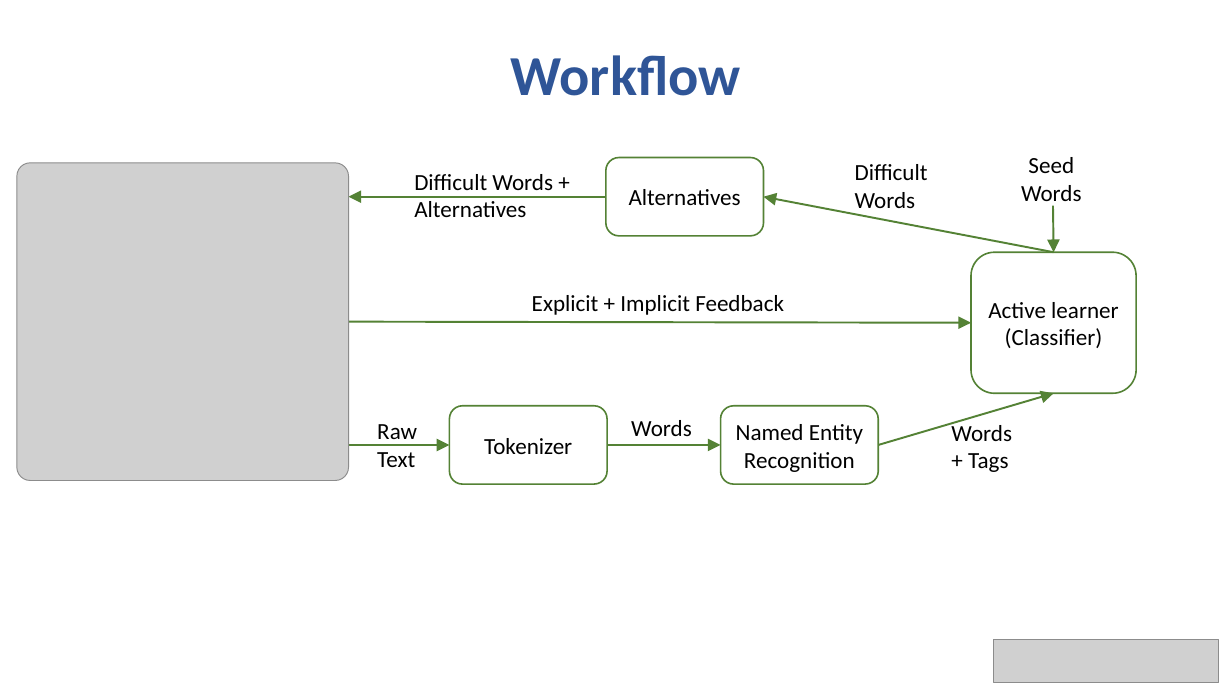
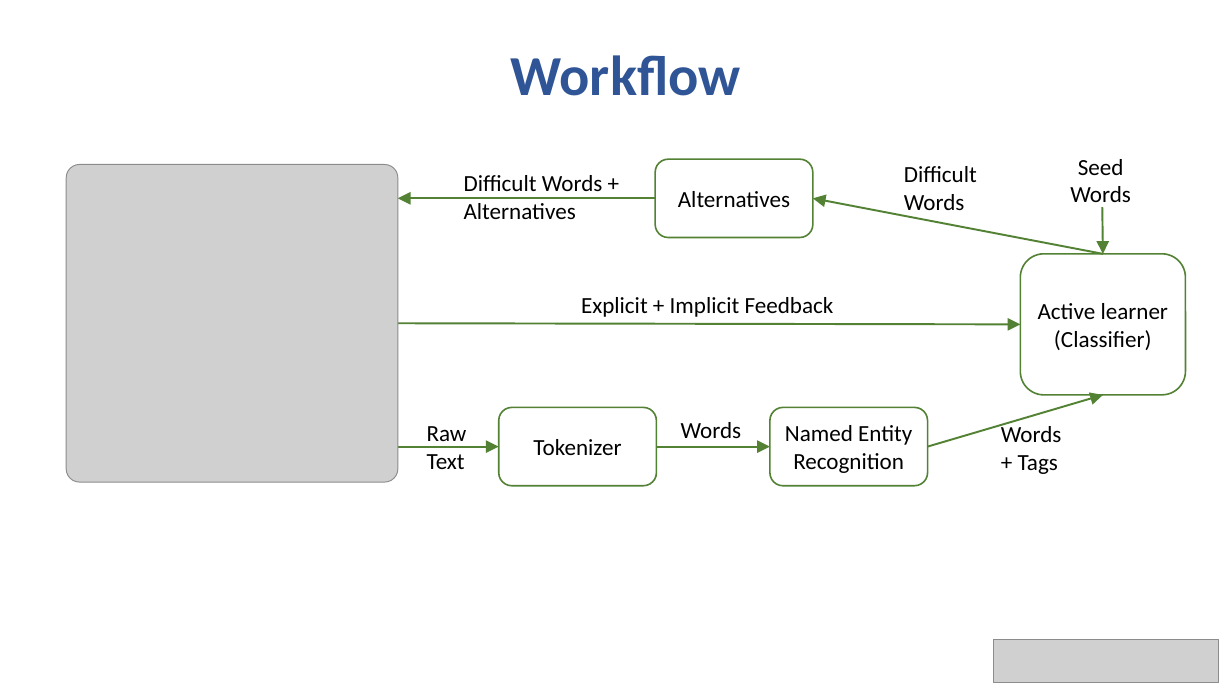
Before and after one commit to bhavyaghai/Fluent, a slide deck: slide 3 of pic/pictures.pptx. Drawn at 1232x693 pixels with LibreOffice and Linux fonts; fonts in the diff are those of the drawing; grey boxes stand for pictures. Boxes give left, top, right and bottom in pixels: in the first picture for what was removed or moved away, otherwise in the second. Text is boxed around its words. In the diff, an @@ line names an element or a change of style, - is before the commit and + after.

```diff
--- a/pic/pictures.pptx
+++ b/pic/pictures.pptx
@@ 7 texts, 7 arrows, 4 rounded rectangles, 1 picture: place and size @@
-7 texts, 7 arrows, 4 rounded rectangles, 1 picture at (17,157,1137,484)
+7 texts, 7 arrows, 4 rounded rectangles, 1 picture at (67,159,1186,486)
```
Also in this commit, not shown: 1 slide added, 1 slide removed, 11 other files.
